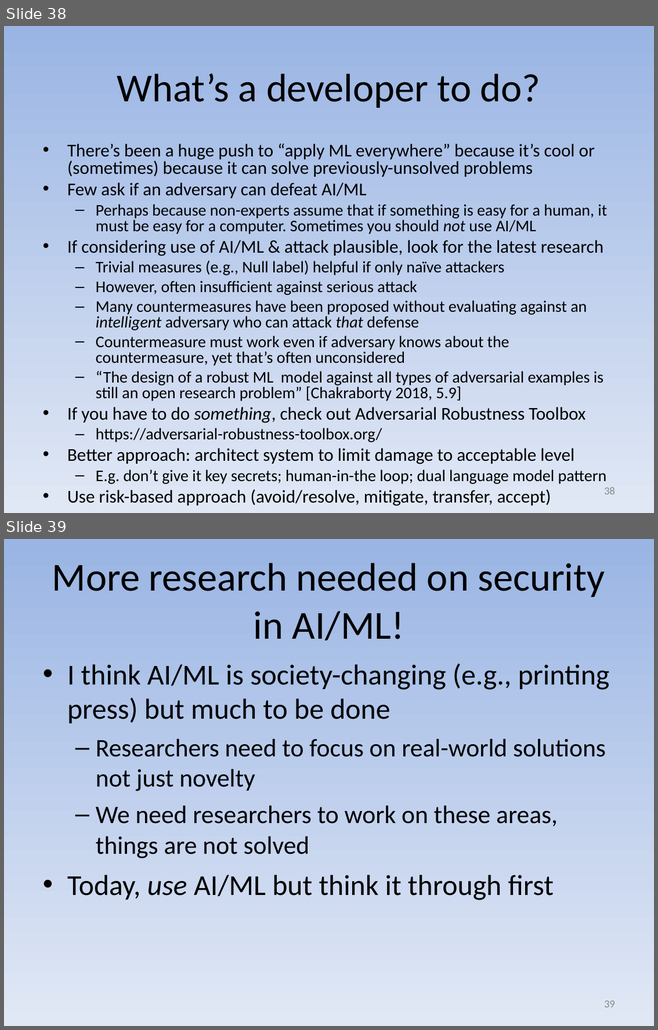
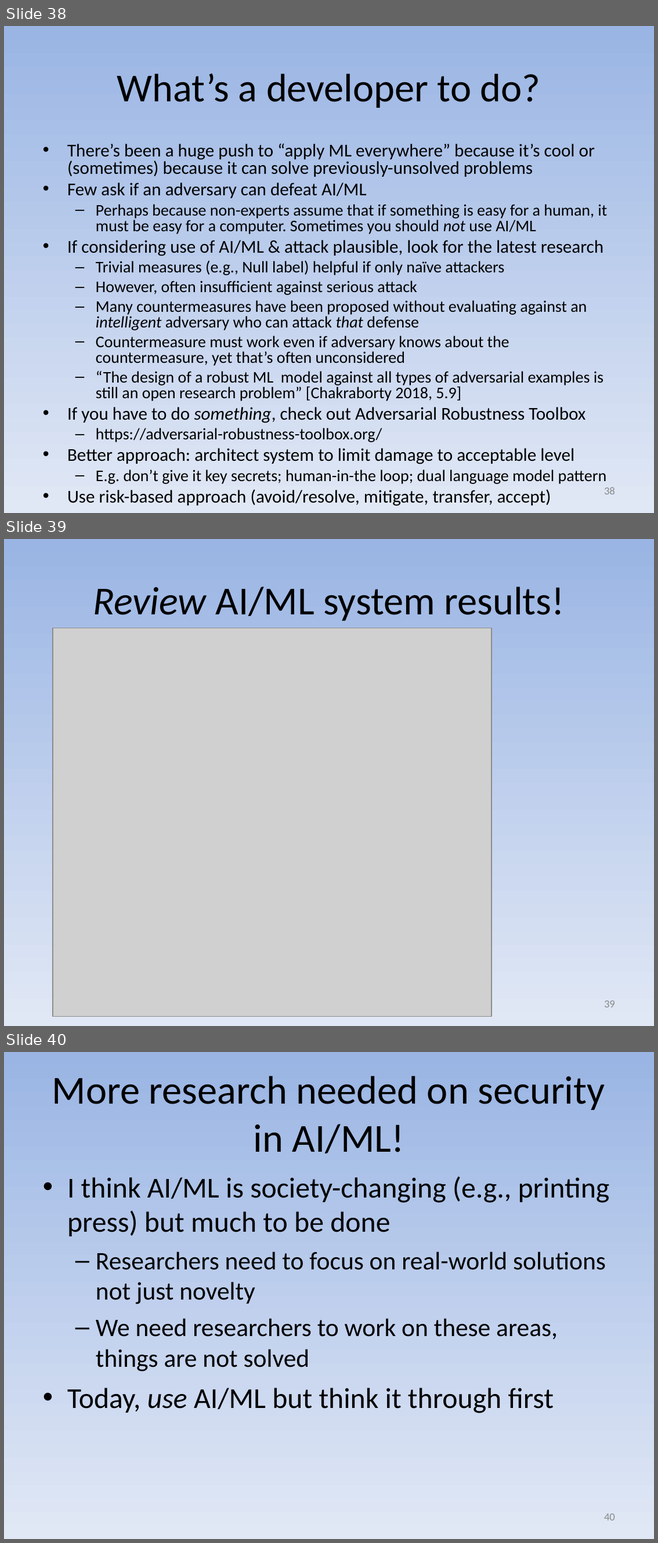
Before and after one commit to david-a-wheeler/david-a-wheeler.github.io, a slide deck: secure-class/presentations/AI-ML-Security.ppt. Shown one above the other, each under a label of ours: slides 38 and 39 before the commit, slides 38, 39 and 40 after it. The pictures are 658x1030 and 658x1543 pixels, drawn with LibreOffice and Linux fonts; fonts in the diff are those of the drawing; grey boxes stand for pictures. Boxes give left, top, right and bottom in pixels: in the first picture for what was removed or moved away, otherwise in the second. Text is boxed around its words. In the diff, an @@ line names an element or a change of style, - is before the commit and + after.

Commit message:
Update AI/ML security deck, add "please review" example

```diff
--- a/secure-class/presentations/AI-ML-Security.ppt
+++ b/secure-class/presentations/AI-ML-Security.ppt
@@ slide 39 added at [4, 539, 654, 1026], background gradient #9AB5E4 to #E1E8F5 @@
@@ title added at [93, 587, 564, 621], 44 pt, text #000000 @@
+Review AI/ML system results!
@@ picture added at [53, 628, 491, 1016] @@
@@ page number added at [604, 1001, 615, 1008], 12 pt, text #898989 @@
+39
@@ what was slide 39 is now slide 40 @@
@@ page number at [604, 1514, 615, 1521]: text changed @@
-39
+40
```
Also in this commit, not shown: 1 slide changed.
